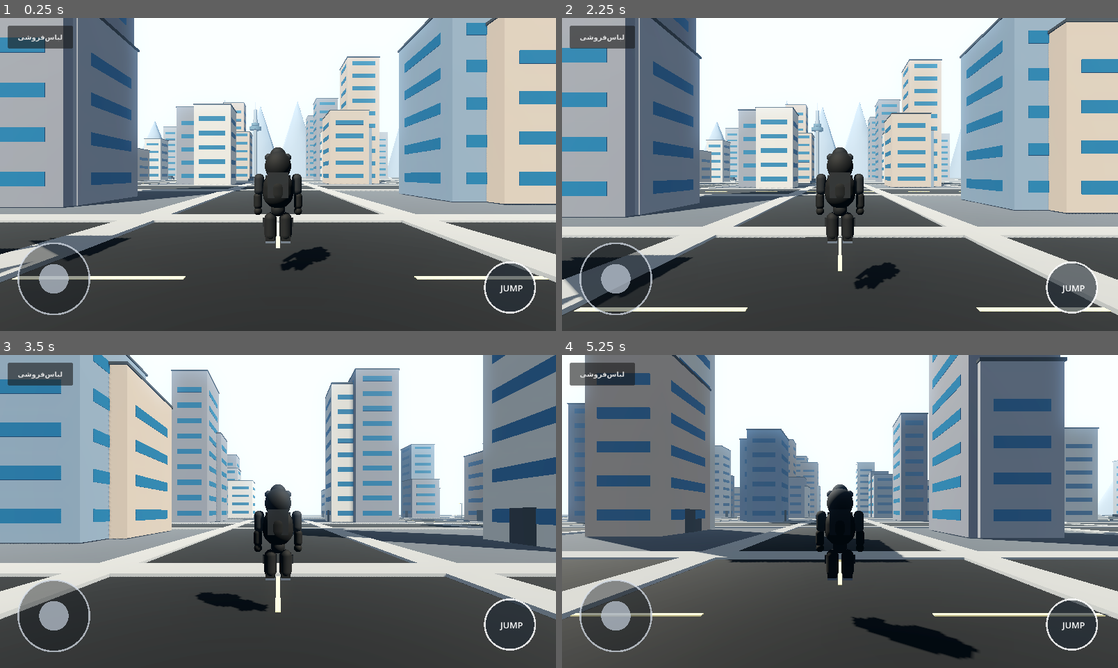
Above: before the commit, frames 1-4 (two rows, left to right).
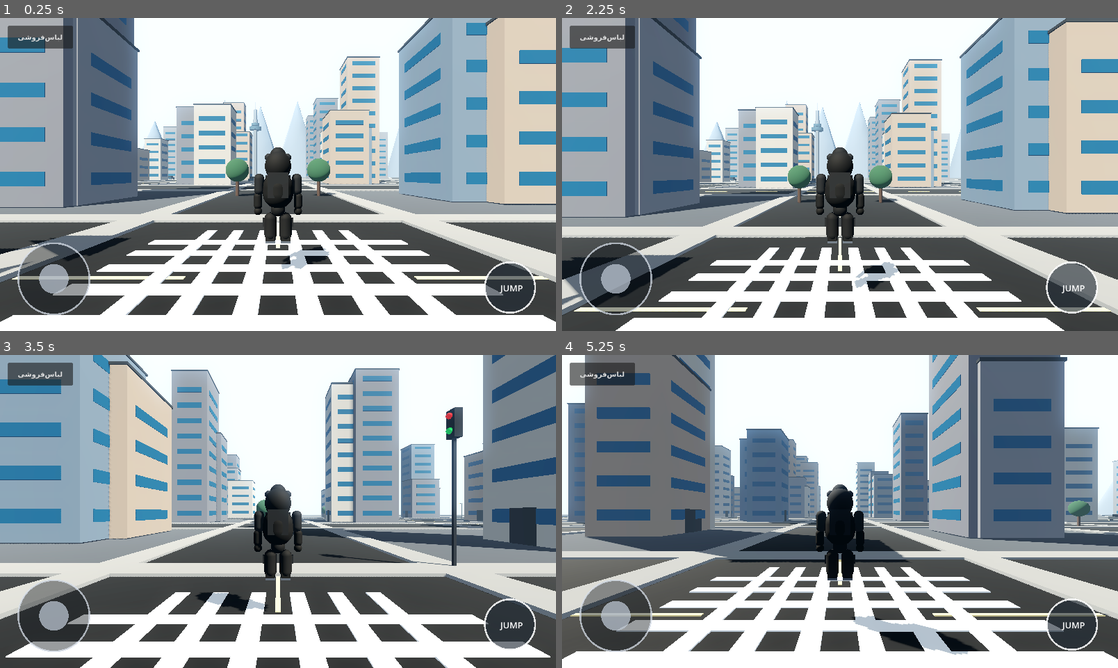
Above: after the commit, the same moments.

Repository: nickdehghani95-cmyk/GHOST-OPEN-WORLD
Game: Godot game, scene res://scenes/main.tscn
Two runs of this game, one before a commit and one after it. Both use one fixed random seed, a clock stepped at 60 frames per second and the inputs below.
Inputs (mouse positions are in pixels of both pictures, inside the frame that each line leads up to):
- Up to frame 1 (0.25 s): no input
- Up to frame 2 (2.25 s): click "لباس‌فروشی" at 0.5 s; tap Enter at 1.25 s; drag from (840, 174) to (895, 105) at 1.27 s; tap Space (jump) at 2 s; drag from (728, 190) to (812, 237) at 2.02 s
- Up to frame 3 (3.5 s): move the mouse to (333, 442) at 2.77 s; hold D (move_right) from 2.78 s (still down)
- Up to frame 4 (5.25 s): release D (move_right) at 3.5 s; drag from (812, 574) to (673, 464) at 3.52 s; tap Enter at 4.25 s; move the mouse to (1006, 558) at 4.27 s; hold A (move_left) 4.28-5 s; tap Space (jump) at 4.52 s; drag from (673, 464) to (756, 433) at 5.02 s

The runs differ from the first frame. In frame 1, 15% of the frame differs, in the area x 0-100%, y 44-100%; in frame 2, 11%; in frame 3, 12%; in frame 4, 15%.

Commit message:
Add original street details to Tehran prototype

Diff:
--- a/scripts/city_generator.gd
+++ b/scripts/city_generator.gd
@@ -70,6 +70,7 @@
     _make_milad_tower(Vector3(0, 0, -total * 0.5 - 30.0))
     _make_mountain_ridge(total)
     _make_traffic_props(total)
+    _make_city_details(total)
 
 func _make_building_block(center: Vector3, grid_x: int, grid_z: int) -> void:
     var count := rng.randi_range(1, 3)
@@ -162,6 +163,69 @@
             for front in [-1.0, 1.0]:
                 _add_child_cylinder(car, "Wheel", 0.36, 0.22, Vector3(side * 1.0, 0.38, front * 1.25), trim_mat)
 
+
+func _make_city_details(total: float) -> void:
+    # Low-cost original street dressing: crosswalks, trees, traffic signals and rooftop equipment.
+    var crosswalk_mat := StandardMaterial3D.new()
+    crosswalk_mat.albedo_color = Color(0.82, 0.83, 0.80)
+    var tree_mat := StandardMaterial3D.new()
+    tree_mat.albedo_color = Color(0.12, 0.25, 0.16)
+    var trunk_mat := StandardMaterial3D.new()
+    trunk_mat.albedo_color = Color(0.20, 0.14, 0.10)
+    var signal_mat := StandardMaterial3D.new()
+    signal_mat.albedo_color = Color(0.035, 0.045, 0.05)
+    var red_mat := StandardMaterial3D.new()
+    red_mat.albedo_color = Color(0.8, 0.08, 0.045)
+    red_mat.emission_enabled = true
+    red_mat.emission = Color(0.65, 0.025, 0.01)
+    red_mat.emission_energy_multiplier = 0.5
+    var green_mat := StandardMaterial3D.new()
+    green_mat.albedo_color = Color(0.06, 0.65, 0.22)
+    green_mat.emission_enabled = true
+    green_mat.emission = Color(0.02, 0.4, 0.08)
+    green_mat.emission_energy_multiplier = 0.45
+
+    for i in range(blocks_per_side + 1):
+        var offset := -total * 0.5 + road_width * 0.5 + i * (block_size + road_width)
+        # Zebra crossings at selected major intersections.
+        if i % 2 == 0:
+            for stripe in range(6):
+                var along := -2.7 + float(stripe) * 1.08
+                _add_box("CrosswalkNS_%d_%d" % [i, stripe], Vector3(road_width * 0.72, 0.025, 0.42), Vector3(offset, 0.025, offset + along), crosswalk_mat, false)
+                _add_box("CrosswalkEW_%d_%d" % [i, stripe], Vector3(0.42, 0.025, road_width * 0.72), Vector3(offset + along, 0.025, offset), crosswalk_mat, false)
+        # A restrained number of trees keeps the mobile scene readable and light.
+        if i < blocks_per_side:
+            for side in [-1.0, 1.0]:
+                var tree_pos := Vector3(offset + side * 4.4, 0, -total * 0.28 + float(i) * 18.0)
+                _add_cylinder("TreeTrunk_%d_%d" % [i, int(side)], 0.16, 2.1, tree_pos + Vector3(0, 1.05, 0), trunk_mat, false)
+                var crown := MeshInstance3D.new()
+                crown.name = "TreeCrown_%d_%d" % [i, int(side)]
+                var crown_mesh := SphereMesh.new()
+                crown_mesh.radius = 1.25
+                crown_mesh.height = 2.5
+                crown.mesh = crown_mesh
+                crown.position = tree_pos + Vector3(0, 2.8, 0)
+                crown.material_override = tree_mat
+                add_child(crown)
+        # Traffic signal heads at alternating intersections.
+        if i % 2 == 0:
+            var signal_pos := Vector3(offset + road_width * 0.5 + 1.2, 3.2, offset + road_width * 0.5 + 1.2)
+            _add_box("TrafficSignalPole_%d" % i, Vector3(0.12, 6.2, 0.12), signal_pos + Vector3(0, -0.1, 0), trim_mat, false)
+            _add_box("TrafficSignalBox_%d" % i, Vector3(0.48, 1.15, 0.34), signal_pos + Vector3(0, 2.7, 0), signal_mat, false)
+            _add_sphere("TrafficSignalRed_%d" % i, 0.13, signal_pos + Vector3(0, 3.03, -0.19), red_mat)
+            _add_sphere("TrafficSignalGreen_%d" % i, 0.13, signal_pos + Vector3(0, 2.42, -0.19), green_mat)
+
+func _add_sphere(label: String, radius: float, pos: Vector3, material: Material) -> void:
+    var mesh_instance := MeshInstance3D.new()
+    mesh_instance.name = label
+    var sphere := SphereMesh.new()
+    sphere.radius = radius
+    sphere.height = radius * 2.0
+    mesh_instance.mesh = sphere
+    mesh_instance.position = pos
+    mesh_instance.material_override = material
+    add_child(mesh_instance)
+
 func _add_child_box(parent: Node3D, label: String, box_size: Vector3, pos: Vector3, material: Material) -> void:
     var mesh_instance := MeshInstance3D.new()
     mesh_instance.name = label
